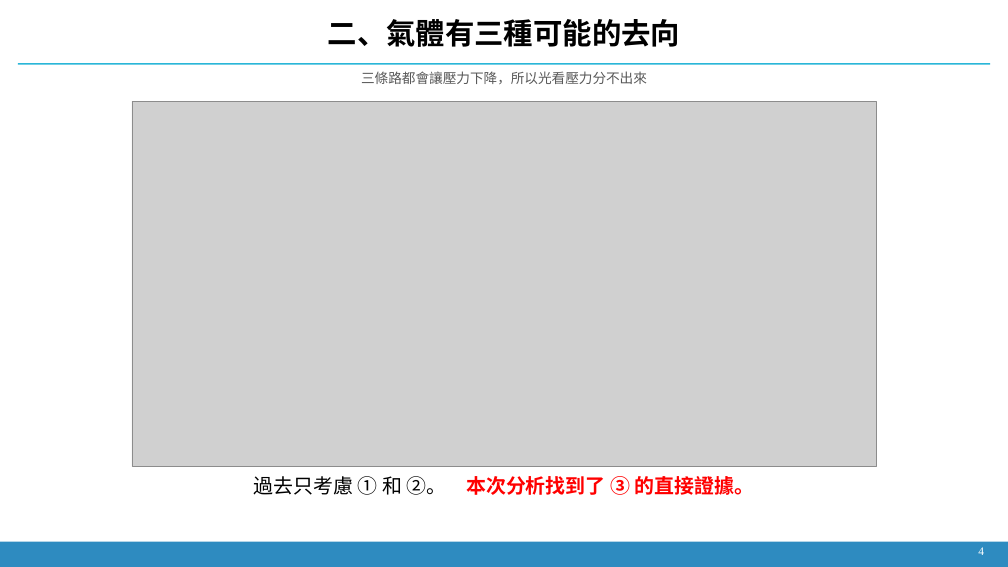
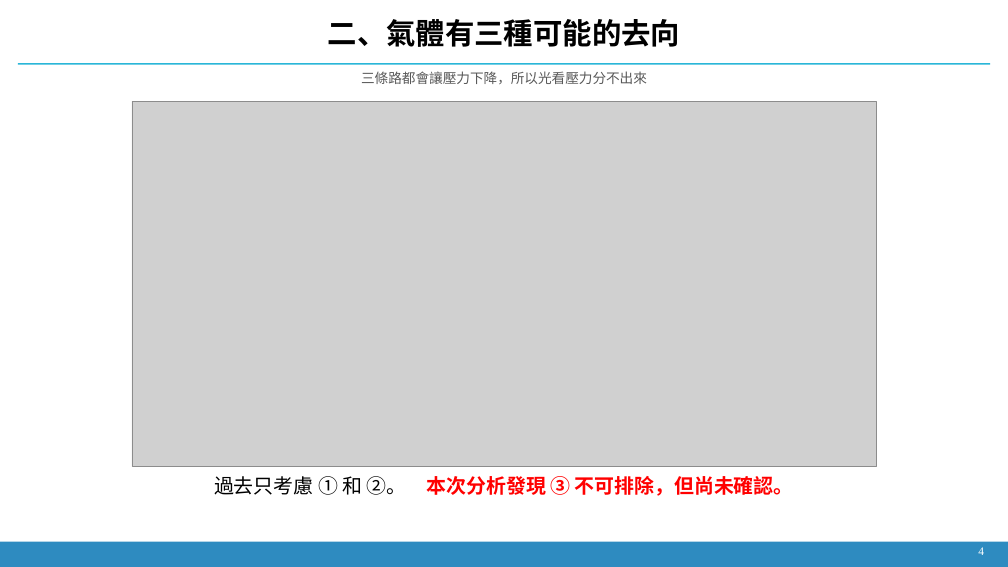
Before and after one commit to Yutou0601/Bioreactor-Edge-AI, a slide deck: slide 3 of docs/decks/簡報_2026-09-21_氫氣流失與壓降歸因.pptx. Drawn at 1008x567 pixels with LibreOffice and Linux fonts; fonts in the diff are those of the drawing; grey boxes stand for pictures. Boxes give left, top, right and bottom in pixels: in the first picture for what was removed or moved away, otherwise in the second. Text is boxed around its words. In the diff, an @@ line names an element or a change of style, - is before the commit and + after.

```diff
--- a/docs/decks/簡報_2026-09-21_氫氣流失與壓降歸因.pptx
+++ b/docs/decks/簡報_2026-09-21_氫氣流失與壓降歸因.pptx
@@ text at (214, 476, 794, 496): text changed @@
-過去只考慮 ① 和 ②。 本次分析找到了 ③ 的直接證據。
+過去只考慮 ① 和 ②。 本次分析發現 ③ 不可排除，但尚未確認。
```
Also in this commit, not shown: 5 other slides changed, 2 slides added, 8 other files.
